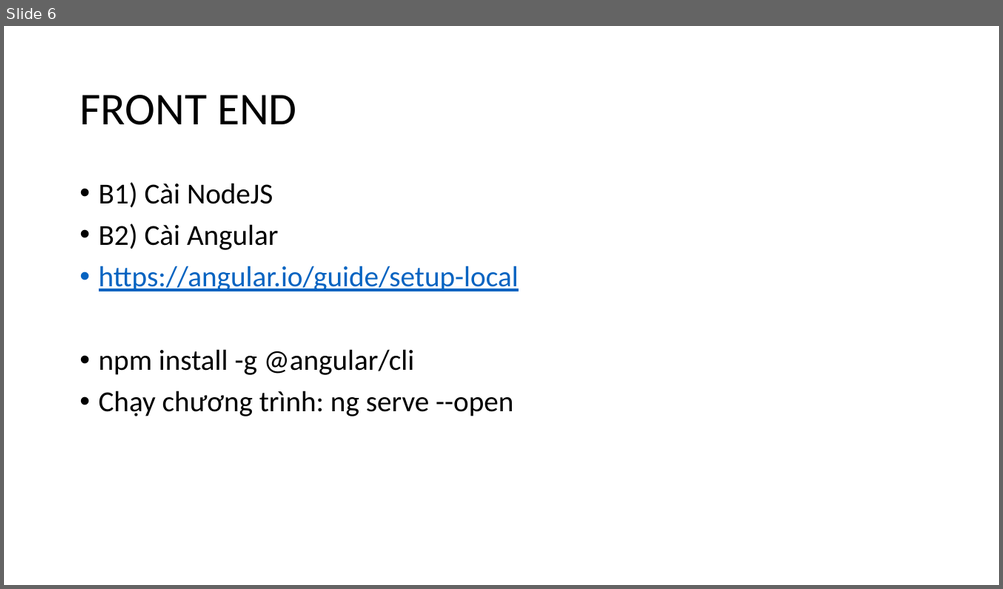
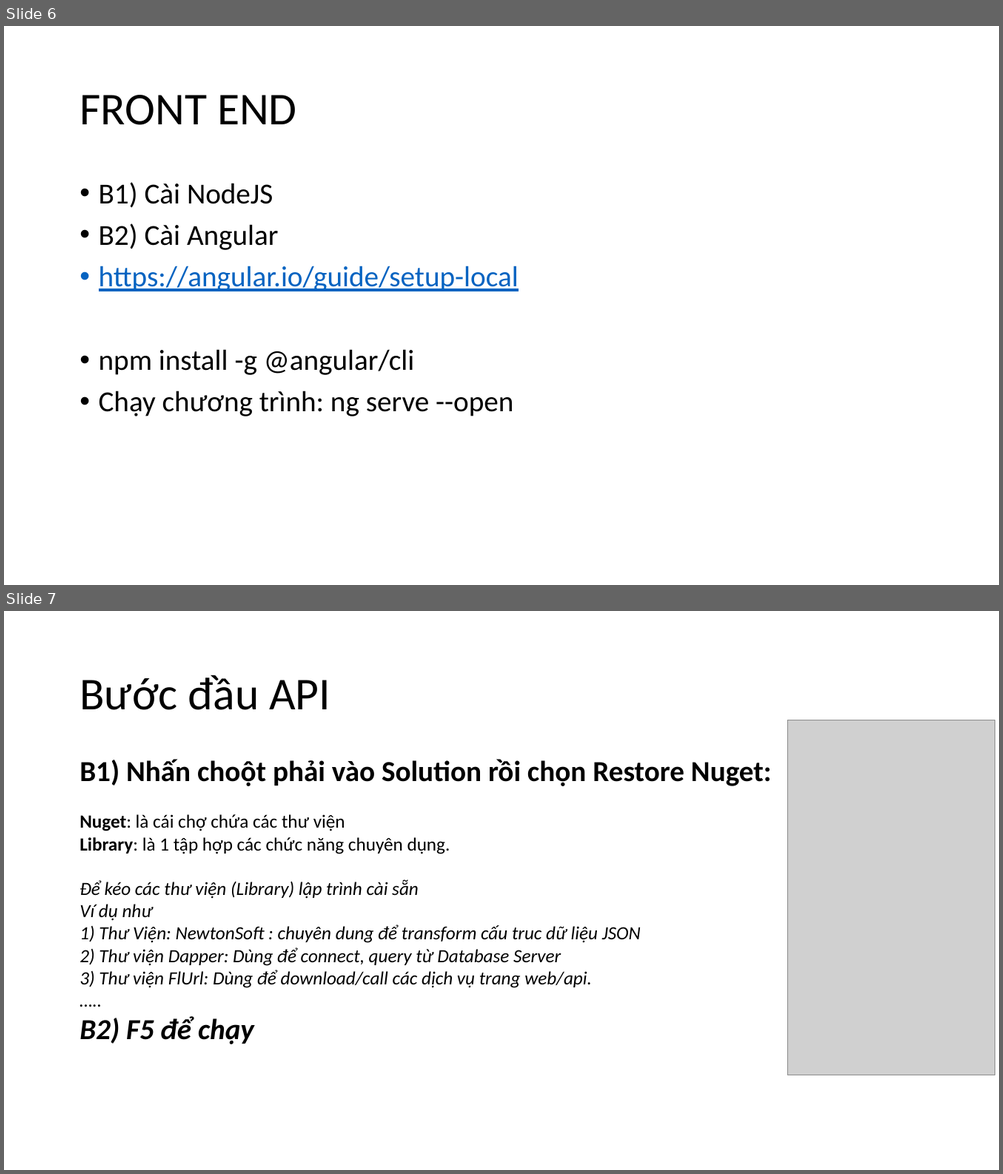
Before and after one commit to mrdiep/Angular-.Net-Sample, a slide deck: Slide/Bai1.pptx. Shown one above the other, each under a label of ours: slide 6 before the commit, slides 6 and 7 after it. The pictures are 1003x589 and 1003x1174 pixels, drawn with LibreOffice and Linux fonts; fonts in the diff are those of the drawing; grey boxes stand for pictures. Boxes give left, top, right and bottom in pixels: in the first picture for what was removed or moved away, otherwise in the second. Text is boxed around its words. In the diff, an @@ line names an element or a change of style, - is before the commit and + after.

```diff
--- a/Slide/Bai1.pptx
+++ b/Slide/Bai1.pptx
@@ slide 7 added at (4, 611, 999, 1170), background #FFFFFF @@
@@ title added at (79, 675, 330, 710), 44 pt, text #000000 @@
+Bước đầu API
@@ picture added at (788, 721, 995, 1076) @@
@@ text added at (79, 759, 771, 1045), 18 pt, text #000000, italic @@
+B1) Nhấn choột phải vào Solution rồi chọn Restore Nuget:
+Nuget: là cái chợ chứa các thư viện
+Library: là 1 tập hợp các chức năng chuyên dụng.
+Để kéo các thư viện (Library) lập trình cài sẵn
+Ví dụ như
+1) Thư Viện: NewtonSoft : chuyên dung để transform cấu truc dữ liệu JSON
+2) Thư viện Dapper: Dùng để connect, query từ Database Server
+3) Thư viện FlUrl: Dùng để download/call các dịch vụ trang web/api.
+…..
+B2) F5 để chạy
```
Also in this commit, not shown: 1 other slide added, 10 other files.
